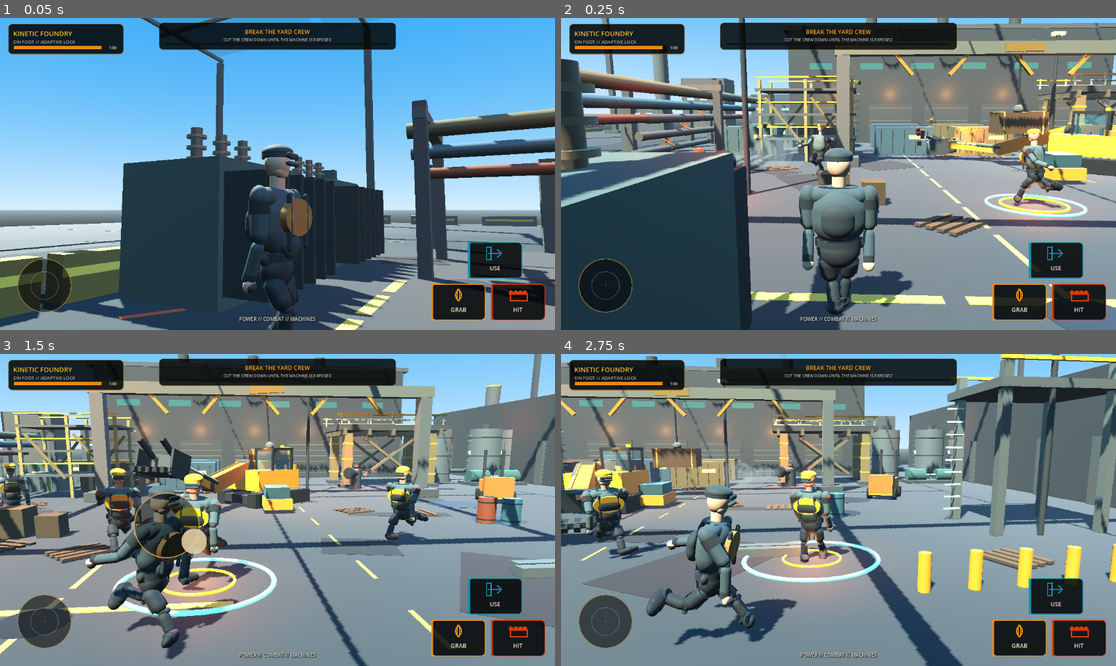
Above: before the commit, frames 1-4 (two rows, left to right).
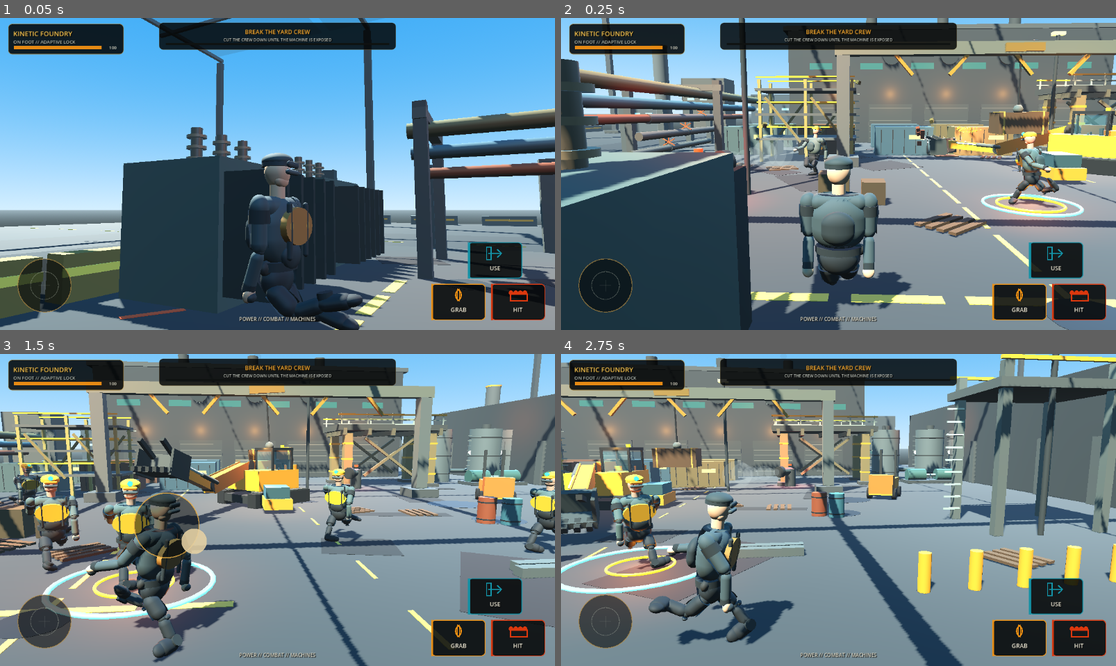
Above: after the commit, the same moments.

Repository: IssisX/kinetic-foundry-
Game: Godot game, scene res://Main.tscn
Same seed, same stepped clock (60 frames per second), same inputs: the game is played once before the commit and once after it.
Inputs (mouse positions are in pixels of both pictures, inside the frame that each line leads up to):
- Up to frame 1 (0.05 s): no input
- Up to frame 2 (0.25 s): no input
- Up to frame 3 (1.5 s): move the mouse to (399, 494) at 0.52 s; hold D 0.53-1.25 s; hold E 0.53-1.25 s; click (399, 494) at 0.67 s; drag from (166, 525) to (249, 572) at 1.27 s
- Up to frame 4 (2.75 s): move the mouse to (894, 441) at 2.02 s; hold D from 2.03 s (still down); hold K from 2.03 s (still down)

The runs differ from the first frame. In frame 1, 2.8% of the frame differs, in the area x 43-66%, y 40-100%; in frame 2, 5.3%; in frame 3, 14%, in the area x 0-100%, y 34-99%; in frame 4, 13%.

Commit message:
Correct grounded gait contact geometry

Diff:
--- a/scripts/humanoid_gait_debug.gd
+++ b/scripts/humanoid_gait_debug.gd
@@ -29,8 +29,9 @@
     _right_reach = _line(Color(0.96, 0.72, 0.12))
 
     _label = Label3D.new()
-    _label.font_size = 32
-    _label.outline_size = 8
+    _label.font_size = 20
+    _label.outline_size = 5
+    _label.pixel_size = 0.0025
     _label.modulate = Color(0.92, 0.97, 1.0)
     _label.no_depth_test = true
     _label.billboard = BaseMaterial3D.BILLBOARD_ENABLED
@@ -81,20 +82,20 @@
             right_contact + Vector3.UP * 0.025
         )
 
-    _label.global_position = com + Vector3.UP * 0.72
+    _label.global_position = com + Vector3.UP * 1.22
     _label.text = (
         "%s  phi %.3f  DS %s\n"
-        + "L %s v %.3f reach %.2f  "
-        + "R %s v %.3f reach %.2f"
+        + "L %s  R %s\n"
+        + "plant v %.3f / %.3f  reach %.2f / %.2f"
     ) % [
         data.mode,
         data.phase,
         "YES" if data.double_support else "NO",
         left.state,
+        right.state,
         left.planted_velocity,
+        right.planted_velocity,
         left.reach,
-        right.state,
-        right.planted_velocity,
         right.reach
     ]
 
--- a/scripts/humanoid_motion.gd
+++ b/scripts/humanoid_motion.gd
@@ -22,7 +22,7 @@
 const ANKLE_TO_SOLE := 0.125
 const FOOT_HALF_LENGTH := 0.21
 const STEP_WIDTH := 0.09
-const BASE_PELVIS_HEIGHT := 1.055
+const BASE_PELVIS_HEIGHT := 0.94
 const GRAVITY := 9.81
 const V_COMFORT := 0.45 * sqrt(GRAVITY * LEG_LEN)
 const V_RUN := 0.75 * sqrt(GRAVITY * LEG_LEN)
@@ -423,19 +423,24 @@
         )
 
     var ahead := (
-        forward * _step_length * 0.58 * step_scale
+        forward * _step_length * 0.52 * step_scale
     )
     var side := right * STEP_WIDTH * 0.5 * state.side
-    var lead := velocity * state.swing_duration * 0.55
+    var predicted_root := (
+        root.global_position
+        + velocity * state.swing_duration
+    )
     if _mode == MODE_STOP:
-        lead *= 0.22
-    var candidate := root.global_position + ahead + side + lead
-    var horizontal := candidate - root.global_position
+        predicted_root = root.global_position + velocity * (
+            state.swing_duration * 0.22
+        )
+    var candidate := predicted_root + ahead + side
+    var horizontal := candidate - predicted_root
     horizontal.y = 0.0
-    var max_lead := LEG_LEN * 0.44
+    var max_lead := LEG_LEN * 0.38
     if horizontal.length() > max_lead:
         candidate = (
-            root.global_position
+            predicted_root
             + horizontal.normalized() * max_lead
         )
 
@@ -773,7 +778,7 @@
     )
     state.knee_flex = PI - acos(cosine)
     knee.rotation = Vector3(
-        -state.knee_flex,
+        state.knee_flex,
         0.0,
         0.0
     )
@@ -1034,7 +1039,13 @@
             state.knee_flex
         ),
         "planted_velocity": state.planted_velocity,
-        "ground_error": state.ground_error
+        "ground_error": state.ground_error,
+        "swing_progress": clampf(
+            state.swing_time
+            / maxf(state.swing_duration, 0.001),
+            0.0,
+            1.0
+        )
     }
 
 func _reset_acceptance_window() -> void:
--- a/scripts/visual_capture.gd
+++ b/scripts/visual_capture.gd
@@ -216,7 +216,16 @@
     for _i in 120:
         await _advance_gait_frame(rig, walk_velocity)
         var state: Dictionary = rig.get_gait_observables()
-        if not state.double_support:
+        var swing: Dictionary = (
+            state.left
+            if not state.left.planted
+            else state.right
+        )
+        if (
+            not state.double_support
+            and swing.swing_progress > 0.34
+            and swing.swing_progress < 0.66
+        ):
             break
 
     var focus: Vector3 = game.player.global_position
@@ -262,10 +271,11 @@
     await _settle_frames(8)
     _capture("08_walk_double_support.png")
 
-    print(
-        "GAIT_ACCEPTANCE ",
-        JSON.stringify(rig.get_gait_acceptance_window())
-    )
+    var acceptance: Dictionary = (
+        rig.get_gait_acceptance_window()
+    )
+    print("GAIT_ACCEPTANCE ", JSON.stringify(acceptance))
+    _assert_gait_acceptance(acceptance)
     rig.set_gait_debug_enabled(false)
 
 func _advance_gait_frame(rig, velocity: Vector3) -> void:
@@ -282,6 +292,25 @@
     )
     await get_tree().physics_frame
 
+func _assert_gait_acceptance(data: Dictionary) -> void:
+    var valid: bool = (
+        data.duration >= 3.99
+        and data.left_stance_fraction > 0.52
+        and data.left_stance_fraction < 0.78
+        and data.right_stance_fraction > 0.52
+        and data.right_stance_fraction < 0.78
+        and data.double_support_fraction > 0.06
+        and data.double_support_fraction < 0.34
+        and data.max_planted_velocity < 0.045
+        and data.max_ground_error < 0.030
+    )
+    if not valid:
+        push_error(
+            "GAIT_ACCEPTANCE_FAILED %s"
+            % JSON.stringify(data)
+        )
+        get_tree().quit(4)
+
 func _set_machine_hud() -> void:
     if game.hud.has_method("set_machine_profile") and game.excavator.has_method("get_control_profile"):
         game.hud.set_machine_profile(game.excavator.get_control_profile())
Not shown, changed: .capture-request
